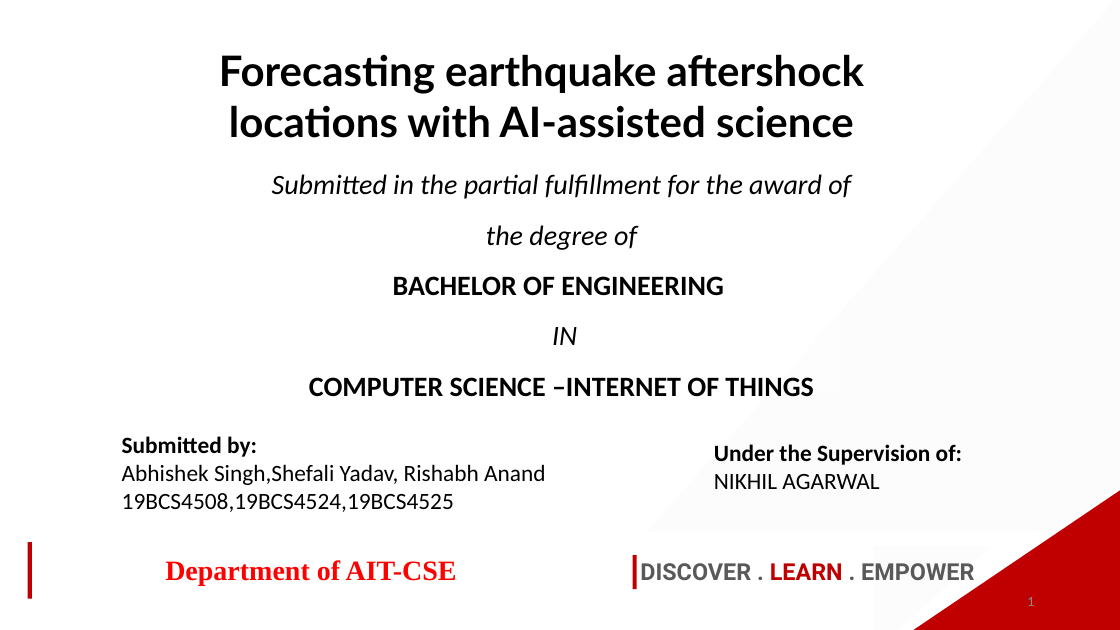
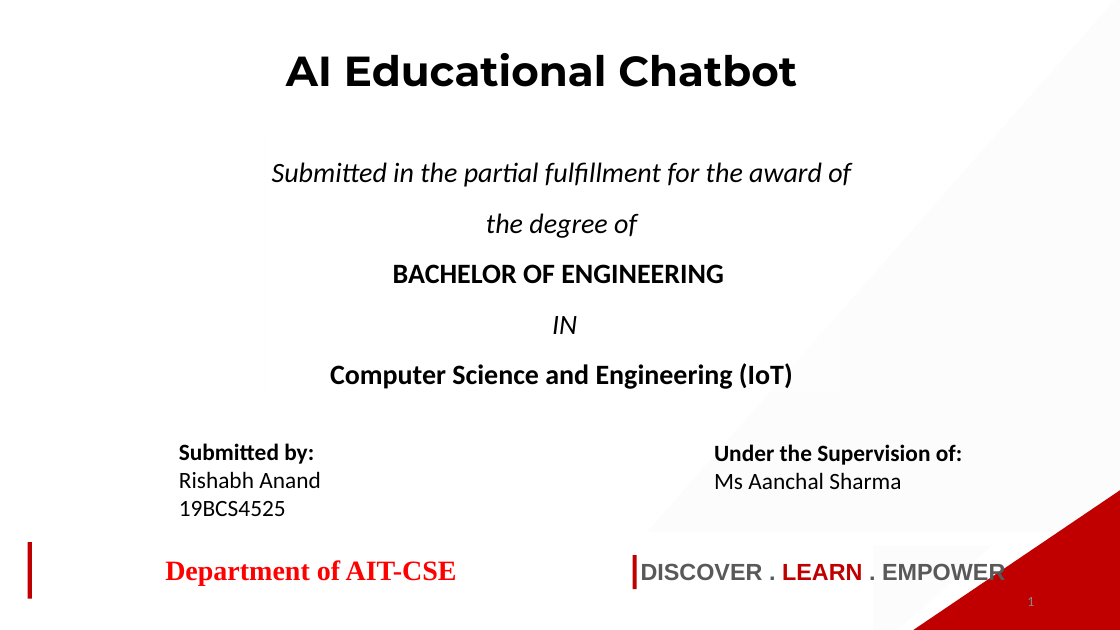
Before and after one commit to TheFenrisLycaon/University, a slide deck: slide 1 of Semester7/Major_Proj/Docs/Review.pptx. Drawn at 1120x630 pixels with LibreOffice and Linux fonts; fonts in the diff are those of the drawing; background and template pictures are left out. Boxes give left, top, right and bottom in pixels: in the first picture for what was removed or moved away, otherwise in the second. Text is boxed around its words. In the diff, an @@ line names an element or a change of style, - is before the commit and + after.

```diff
--- a/Semester7/Major_Proj/Docs/Review.pptx
+++ b/Semester7/Major_Proj/Docs/Review.pptx
@@ text removed at (219,54,864,138) @@
-Forecasting earthquake aftershock locations with AI-assisted science
@@ text added at (286,53,797,87), 36 pt, text #000000, bold @@
+AI Educational Chatbot
@@ text "Submitted in the partial fulfillment ...": place and size @@
-text "Submitted in the partial fulfillment ..." at (272,174,851,397)
+text "Submitted in the partial fulfillment ..." at (272,162,851,389)
@@ text at (330,363,793,389): text changed @@
-COMPUTER SCIENCE –INTERNET OF THINGS
+Computer Science and Engineering (IoT)
@@ text "Submitted by:": place and size @@
-text "Submitted by:" at (122,436,545,512)
+text "Submitted by:" at (179,443,320,516)
@@ text at (179,471,320,516): text changed @@
-Abhishek Singh,Shefali Yadav, Rishabh Anand
-19BCS4508,19BCS4524,19BCS4525
+Rishabh Anand
+19BCS4525
@@ text at (714,472,901,489): text changed @@
-NIKHIL AGARWAL
+Ms Aanchal Sharma
@@ right triangle at (903,490,1120,630): mirrored; rotation 180 to 0 degrees @@
@@ text "DISCOVER . LEARN . EMPOWER" at (641,563,1005,585): font Roboto to Arial @@
@@ right triangle at (874,546,992,630): mirrored; rotation 0 to 180 degrees @@
```
Also in this commit, not shown: 2 other slides changed, 14 slides added, 7 slides removed, 11 other files.
